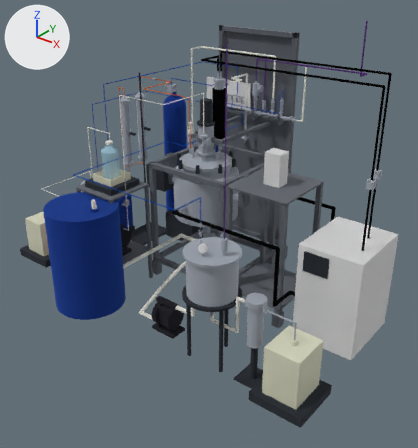
The glTF model tefkot/3d/tefkot-770-ustanovka.glb as it was, and as the next commit left it.
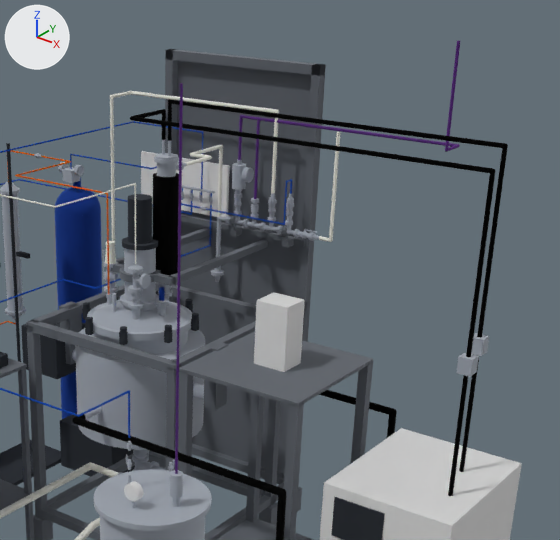
The first picture shows the older version from a camera (50 mm lens) standing at (2906.0, -3594.0, 2751.0) and looking at (268.0, -295.0, 706.0). The close-ups show the older and then the newer version on the part from 32% to 100% of the width and 0% to 61% of the height of that picture. Only the edits that show in the close-ups are written down. The axes (+X, +Y, +Z) are drawn at upper left. The lights are the same throughout. Where no turn or scale is listed for an object, it has been applied to the vertices.

Before the edit, the objects in view are built like this:
```python
me_корпус_реактора__внутренний_сосуд = bpy.data.meshes.new('Корпус реактора (внутренний сосуд)')
me_корпус_реактора__внутренний_сосуд.from_pydata(...)  # 593 vertices, 1182 faces; spans x -225.0..225.0, y -225.0..225.0, z 585.0..1100.0
me_корпус_реактора__внутренний_сосуд.materials.append(mat_mat_0)  # light grey #c7ccd4
me_рукав_теплоносителя__чиллер___змеевик_конденсатора = bpy.data.meshes.new('Рукав теплоносителя: чиллер → змеевик конденсатора')
me_рукав_теплоносителя__чиллер___змеевик_конденсатора.from_pydata(...)  # 1004 vertices, 2074 faces; spans x 34.0..1508.0, y -108.0..108.0, z 800.0..1958.0
me_рукав_теплоносителя__чиллер___змеевик_конденсатора.materials.append(mat_mat_4)  # black #141414
me_уголки_и_консоли_крепления_гребёнки_к_раме = bpy.data.meshes.new('Уголки и консоли крепления гребёнки к раме')
me_уголки_и_консоли_крепления_гребёнки_к_раме.from_pydata(...)  # 302 vertices, 584 faces; spans x -380.0..380.0, y 600.0..690.0, z 1330.0..1420.0
me_уголки_и_консоли_крепления_гребёнки_к_раме.materials.append(mat_mat_2)  # grey #8c9199
ob_корпус_реактора__внутренний_сосуд = bpy.data.objects.new('Корпус реактора (внутренний сосуд)', me_корпус_реактора__внутренний_сосуд)
ob_корпус_реактора__внутренний_сосуд.location = (0.0, 0.0, 0.0)
ob_рукав_теплоносителя__чиллер___змеевик_конденсатора = bpy.data.objects.new('Рукав теплоносителя: чиллер → змеевик конденсатора', me_рукав_теплоносителя__чиллер___змеевик_конденсатора)
ob_рукав_теплоносителя__чиллер___змеевик_конденсатора.location = (0.0, 0.0, 0.0)
ob_уголки_и_консоли_крепления_гребёнки_к_раме = bpy.data.objects.new('Уголки и консоли крепления гребёнки к раме', me_уголки_и_консоли_крепления_гребёнки_к_раме)
ob_уголки_и_консоли_крепления_гребёнки_к_раме.location = (0.0, 0.0, 0.0)
# also in view: 'Панель аргона на раме (ротаметр PR-1, клапан PSV-2)' at (-300.0, 698.0, 1500.0); 'Мотор мешалки WB400' at (0.0, 0.0, 1520.0); 'Чиллер — термостат реактора и конденсатора (TC-1)' at (1350.0, 0.0, 400.0); 'Тележка дозирования' at (-560.0, -560.0, 458.0); 'Блок управления реактора' at (690.0, 0.0, 1200.0)
```
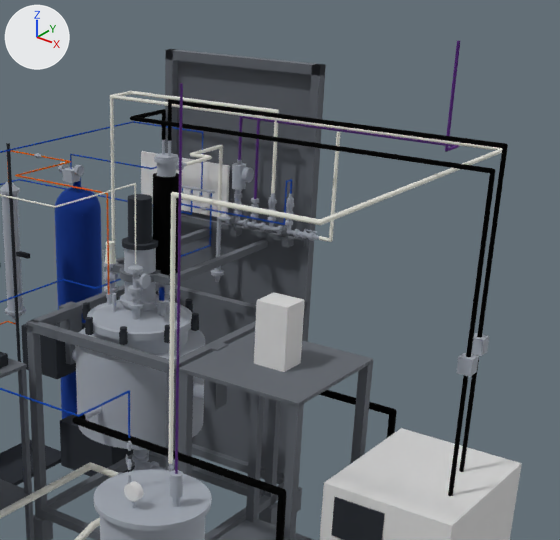
What changed in the scene script:
```text
Add me_вакуумный_шланг_от_тройника_на_всасе_vp_1_к_крану_vv_2_нутча:
    me_вакуумный_шланг_от_тройника_на_всасе_vp_1_к_крану_vv_2_нутча.from_pydata(...)  # 1004 vertices, 2074 faces; spans x -550.0..1308.0, y -808.0..488.0, z 978.0..1908.0
    me_вакуумный_шланг_от_тройника_на_всасе_vp_1_к_крану_vv_2_нутча.materials.append(mat_mat_5)  # white #f5f5f0
Add ob_вакуумный_шланг_от_тройника_на_всасе_vp_1_к_крану_vv_2_нутча:
    ob_вакуумный_шланг_от_тройника_на_всасе_vp_1_к_крану_vv_2_нутча = bpy.data.objects.new('Вакуумный шланг от тройника на всасе VP-1 к крану VV-2 нутча', me_вакуумный_шланг_от_тройника_на_всасе_vp_1_к_крану_vv_2_нутча)
    ob_вакуумный_шланг_от_тройника_на_всасе_vp_1_к_крану_vv_2_нутча.location = (0.0, 0.0, 0.0)
```

What differs and where, as boxes [x1, y1, x2, y2] in the close-ups (560 x 540 px):
'Вакуумный шланг от тройника на всасе VP-1 к крану VV-2 нутча', added
    after: [111, 95, 502, 464]
